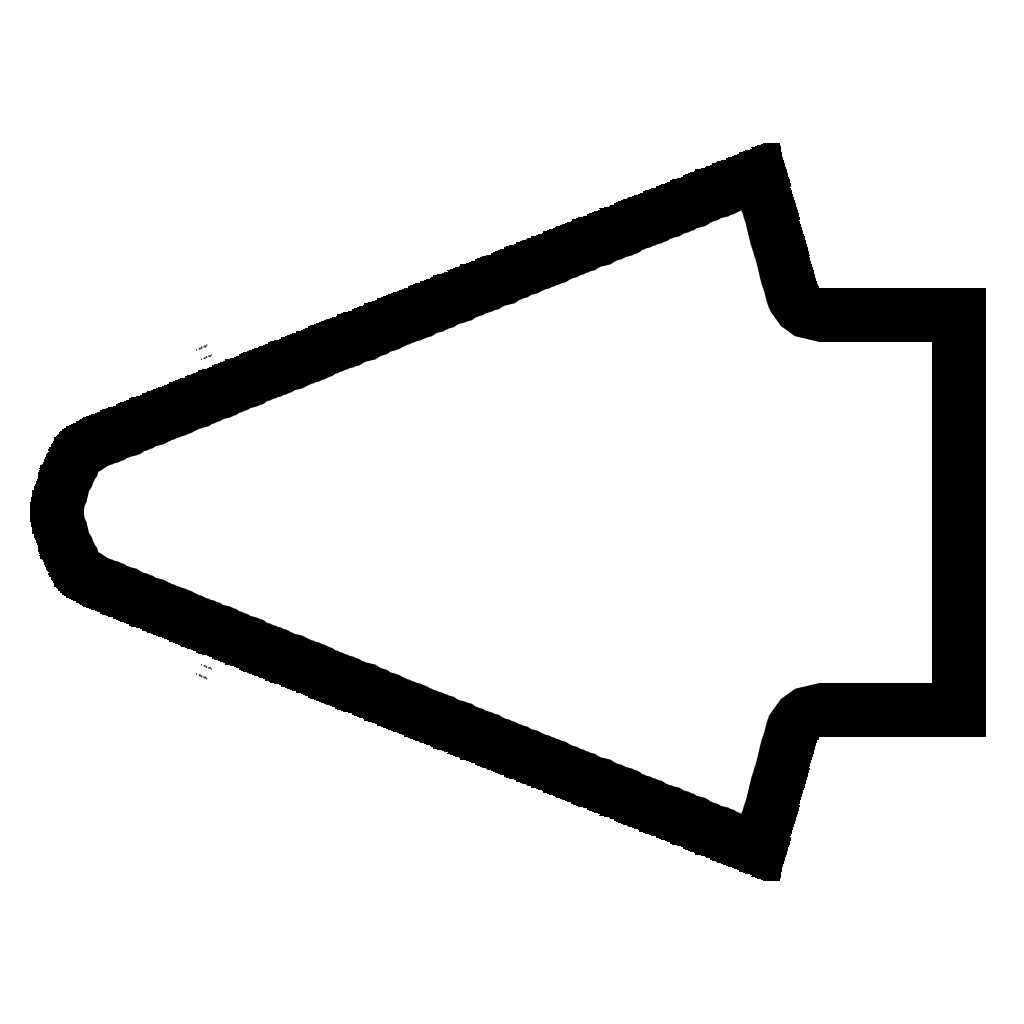
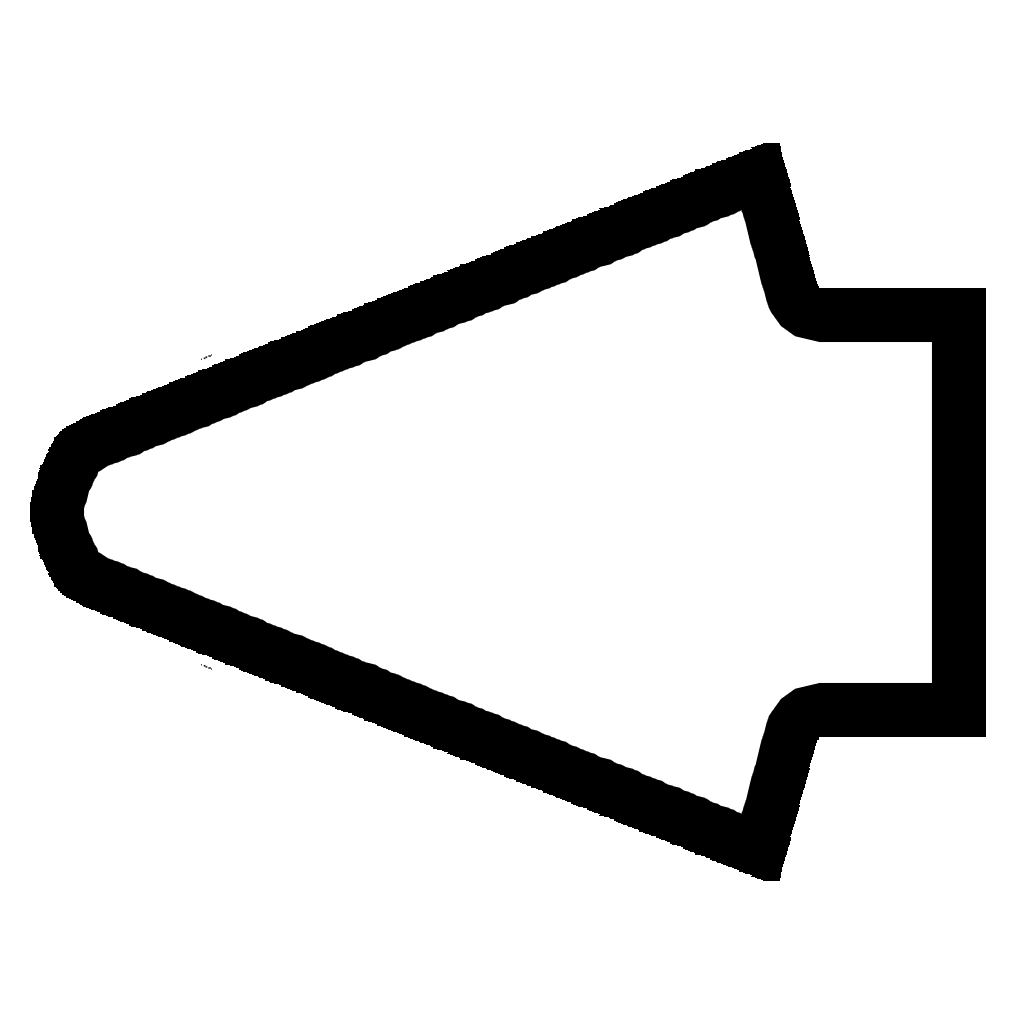
Revision of a layered 1024x1024 image; what changed, layer by layer:
hid "Layer 10" over [195, 344, 208, 680]
